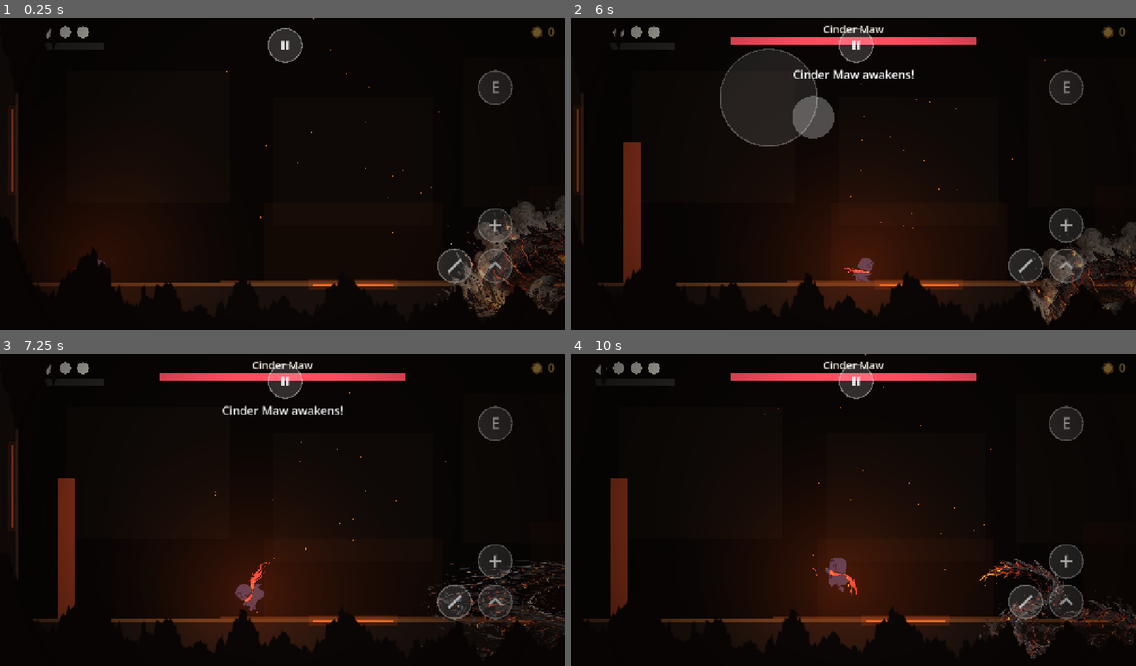
Above: before the commit, frames 1-4 (two rows, left to right).
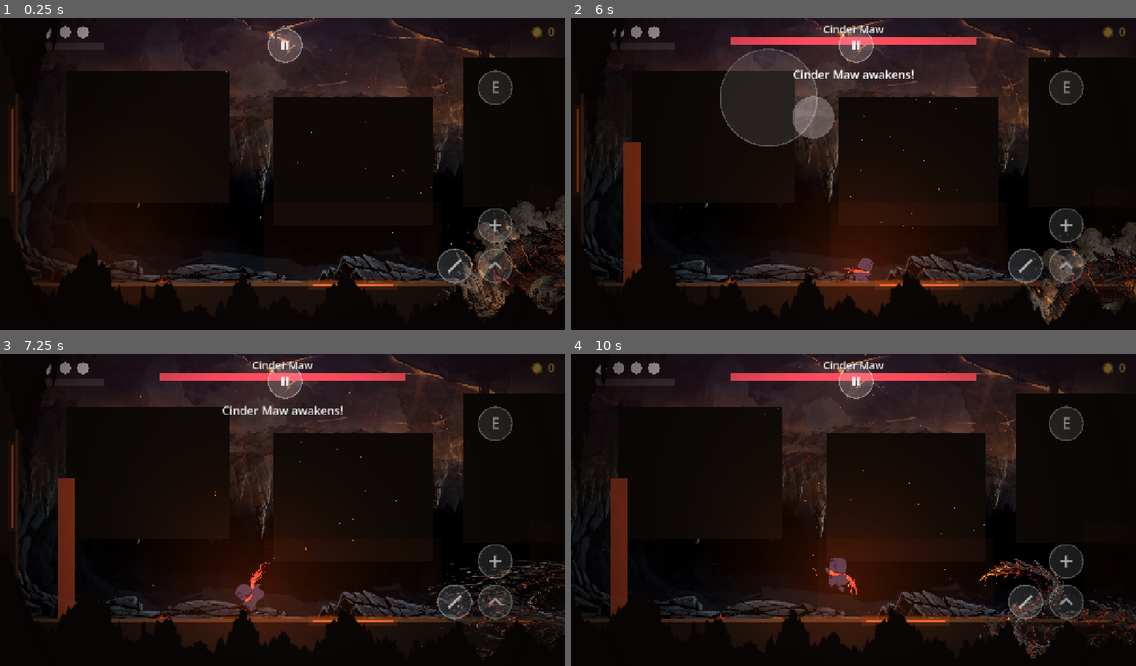
Above: after the commit, the same moments.

Repository: MustafaBohra-cld/game1-metroidvania
Game: Godot game, scene res://scenes/rooms/tun_arena.tscn
Two runs of this game, one before a commit and one after it. Both use one fixed random seed, a clock stepped at 60 frames per second and the inputs below. This scene is started directly instead of the project's main scene.
Inputs (mouse positions are in pixels of both pictures, inside the frame that each line leads up to):
- Up to frame 1 (0.25 s): no input
- Up to frame 2 (6 s): tap Enter at 0.5 s; move the mouse to (977, 161) at 0.52 s; hold D (move_right) 0.53-1.25 s; tap S (aim_down) at 0.6 s; click (977, 161) at 0.67 s; tap Space (jump) at 0.77, 1.07, 3.77, 4.07 s; drag from (740, 192) to (1102, 239) at 1.27 s; move the mouse to (910, 108) at 2.02 s; hold A (move_left) 2.03-2.75 s; tap J (attack) at 2.1 s; drag from (825, 239) to (678, 258) at 2.77 s; move the mouse to (1023, 223) at 3.52 s; hold D (move_right) 3.53-4.25 s; hold K (heal) 3.53-4.25 s; drag from (684, 130) to (1102, 239) at 4.27 s; move the mouse to (881, 177) at 5.02 s; hold D (move_right) 5.03-5.75 s; tap X at 5.1 s; click (881, 177) at 5.17 s; drag from (768, 96) to (1102, 245) at 5.77 s
- Up to frame 3 (7.25 s): move the mouse to (406, 497) at 6.52 s; hold A (move_left) from 6.53 s (still down); tap F at 6.6 s; tap Space (jump) at 6.77, 7.07 s
- Up to frame 4 (10 s): release A (move_left) at 7.25 s; drag from (740, 528) to (921, 531) at 7.27 s; move the mouse to (910, 444) at 8.02 s; hold D (move_right) 8.03-8.75 s; tap S (aim_down) at 8.1 s; drag from (825, 575) to (684, 466) at 8.77 s; move the mouse to (1023, 559) at 9.52 s; hold A (move_left) from 9.53 s (still down); tap J (attack) at 9.6 s; click (1023, 559) at 9.67 s; tap Space (jump) at 9.77 s

The runs differ from the first frame. In frame 1, 17% of the frame differs, in the area x 3-100%, y 0-85%; in frame 2, 15%; in frame 3, 16%; in frame 4, 16%.

Commit message:
Unhide Zone 1 backgrounds

Diff:
--- a/game1/scenes/rooms/tun_arena.tscn
+++ b/game1/scenes/rooms/tun_arena.tscn
@@ -69,7 +69,7 @@
 offset_top = -100.0
 offset_right = 1700.0
 offset_bottom = 820.0
-color = Color(0.035, 0.022, 0.018, 1)
+color = Color(0.035, 0.022, 0.018, 0)
 
 [node name="BG_Rock_1" type="ColorRect" parent="TerrainVisual"]
 offset_left = 150.0
--- a/game1/scenes/rooms/tun_cross.tscn
+++ b/game1/scenes/rooms/tun_cross.tscn
@@ -63,7 +63,7 @@
 offset_top = -100.0
 offset_right = 1380.0
 offset_bottom = 820.0
-color = Color(0.035, 0.022, 0.018, 1)
+color = Color(0.035, 0.022, 0.018, 0)
 
 [node name="BG_Rock_1" type="ColorRect" parent="TerrainVisual"]
 offset_left = 619.9
--- a/game1/scenes/rooms/tun_dash.tscn
+++ b/game1/scenes/rooms/tun_dash.tscn
@@ -73,7 +73,7 @@
 offset_top = -100.0
 offset_right = 1380.0
 offset_bottom = 820.0
-color = Color(0.035, 0.022, 0.018, 1)
+color = Color(0.035, 0.022, 0.018, 0)
 
 [node name="BG_Rock_1" type="ColorRect" parent="TerrainVisual"]
 offset_left = 282.4
--- a/game1/scenes/rooms/tun_entry.tscn
+++ b/game1/scenes/rooms/tun_entry.tscn
@@ -80,7 +80,7 @@
 offset_top = -100.0
 offset_right = 1700.0
 offset_bottom = 820.0
-color = Color(0.035, 0.022, 0.018, 1)
+color = Color(0.035, 0.022, 0.018, 0)
 
 [node name="BG_Rock_1" type="ColorRect" parent="TerrainVisual"]
 offset_left = 792.3
--- a/game1/scenes/rooms/tun_gallery.tscn
+++ b/game1/scenes/rooms/tun_gallery.tscn
@@ -78,7 +78,7 @@
 offset_top = -100.0
 offset_right = 1700.0
 offset_bottom = 820.0
-color = Color(0.035, 0.022, 0.018, 1)
+color = Color(0.035, 0.022, 0.018, 0)
 
 [node name="BG_Rock_1" type="ColorRect" parent="TerrainVisual"]
 offset_left = 1147.2
--- a/game1/scenes/rooms/tun_nest.tscn
+++ b/game1/scenes/rooms/tun_nest.tscn
@@ -74,7 +74,7 @@
 offset_top = -100.0
 offset_right = 1700.0
 offset_bottom = 820.0
-color = Color(0.035, 0.022, 0.018, 1)
+color = Color(0.035, 0.022, 0.018, 0)
 
 [node name="BG_Rock_1" type="ColorRect" parent="TerrainVisual"]
 offset_left = 528.5
--- a/game1/scenes/rooms/tun_shaft.tscn
+++ b/game1/scenes/rooms/tun_shaft.tscn
@@ -102,7 +102,7 @@
 offset_top = -100.0
 offset_right = 1380.0
 offset_bottom = 1180.0
-color = Color(0.035, 0.022, 0.018, 1)
+color = Color(0.035, 0.022, 0.018, 0)
 
 [node name="BG_Rock_1" type="ColorRect" parent="TerrainVisual"]
 offset_left = 648.4
--- a/game1/scenes/rooms/tun_vein.tscn
+++ b/game1/scenes/rooms/tun_vein.tscn
@@ -79,7 +79,7 @@
 offset_top = -100.0
 offset_right = 1700.0
 offset_bottom = 820.0
-color = Color(0.035, 0.022, 0.018, 1)
+color = Color(0.035, 0.022, 0.018, 0)
 
 [node name="BG_Rock_1" type="ColorRect" parent="TerrainVisual"]
 offset_left = 792.3
